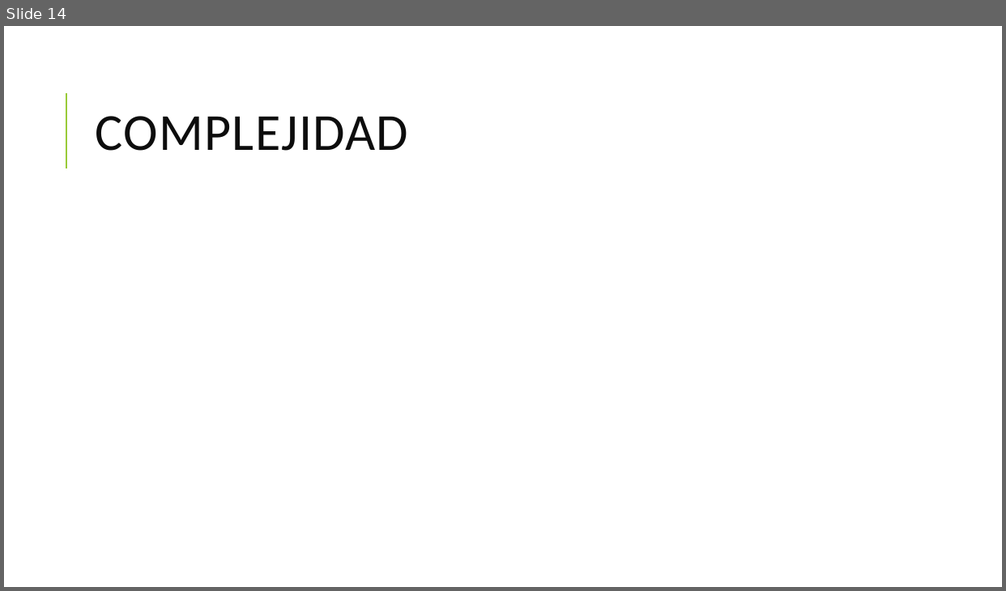
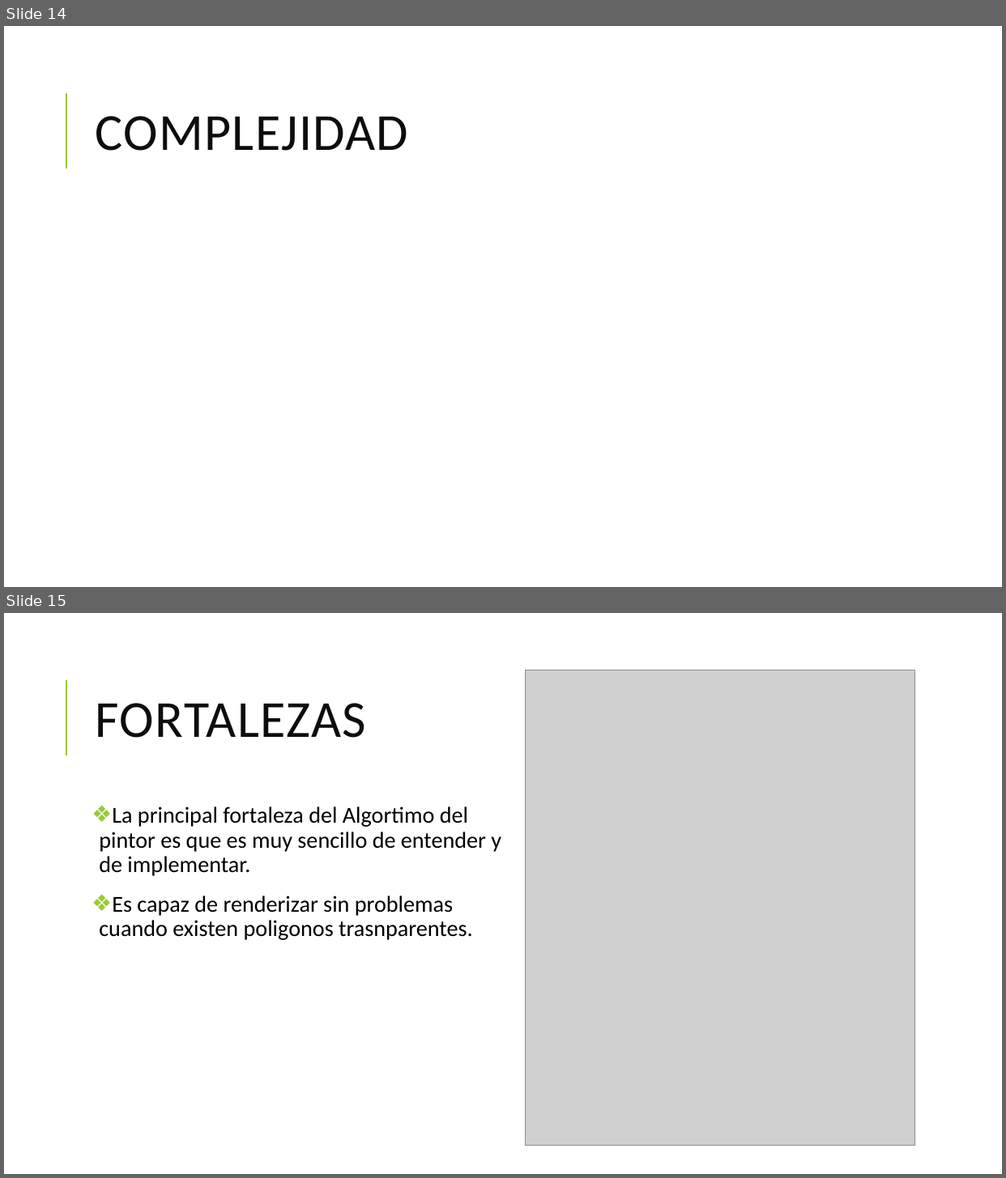
Before and after one commit to MogGy94/paintersAlg, a slide deck: ALGOritmo del Pintor.pptx. Shown one above the other, each under a label of ours: slide 14 before the commit, slides 14 and 15 after it. The pictures are 1006x591 and 1006x1178 pixels, drawn with LibreOffice and Linux fonts; fonts in the diff are those of the drawing; grey boxes stand for pictures. Boxes give left, top, right and bottom in pixels: in the first picture for what was removed or moved away, otherwise in the second. Text is boxed around its words. In the diff, an @@ line names an element or a change of style, - is before the commit and + after.

```diff
--- a/ALGOritmo del Pintor.pptx
+++ b/ALGOritmo del Pintor.pptx
@@ slide 15 added at (x1=4, y1=613, x2=1002, y2=1174), background #FFFFFF; not listed: 1 template element that a slide beside it also shows @@
@@ picture added at (x1=526, y1=670, x2=915, y2=1146) @@
@@ title added at (x1=96, y1=703, x2=367, y2=738), 50 pt, text #0D0D0D @@
+FORTALEZAS
@@ text added at (x1=99, y1=807, x2=501, y2=940), 22 pt, text #000000 @@
+❖ La principal fortaleza del Algortimo del pintor es que es muy sencillo de entender y de implementar.
+❖ Es capaz de renderizar sin problemas cuando existen poligonos trasnparentes.
```
Also in this commit, not shown: 10 slides changed, 2 other slides added.
